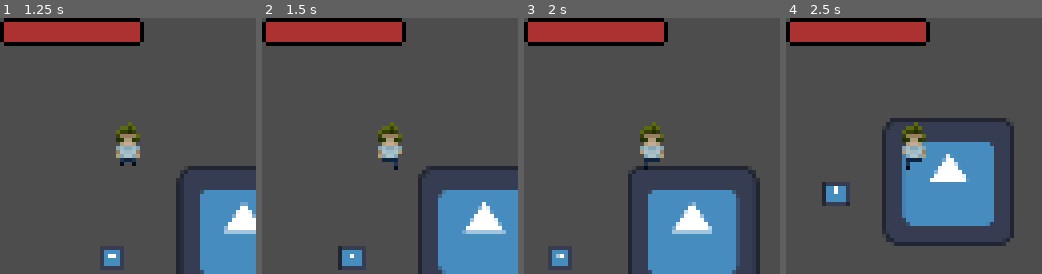
Above: before the commit, frames 1-4 (left to right).
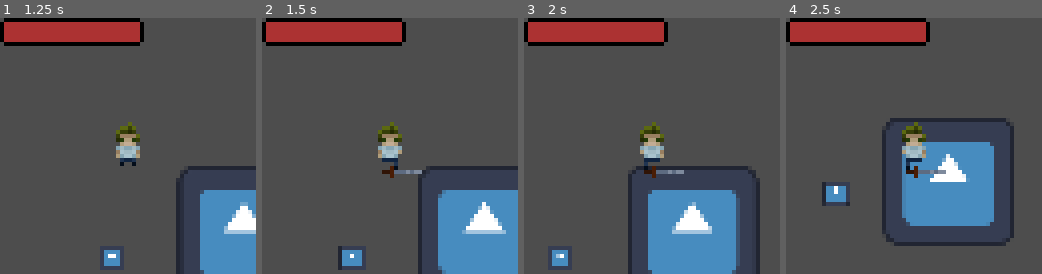
Above: after the commit, the same moments.

Repository: GaetanoRe/GroceryQuest
Game: Godot game, scene res://scenes/UI/main_menu.tscn
The game is run twice, just before and just after one commit, with the same random seed, the same clock (stepped at 60 frames per second) and the same inputs. The engine's default icon, where the game draws it, is replaced by a stand-in: a white triangle on a blue panel in a dark square.
Inputs (mouse positions are in pixels of both pictures, inside the frame that each line leads up to):
- Up to frame 1 (1.25 s): click "play" at 0.5 s
- Up to frame 2 (1.5 s): tap Enter at 1.25 s; move the mouse to (446, 133) at 1.27 s; press the mouse at (446, 133) at 1.28 s; hold D (walk_right) from 1.28 s (still down)
- Up to frame 3 (2 s): keep holding D (walk_right)
- Up to frame 4 (2.5 s): move the mouse to (862, 158) at 2.02 s; release D (walk_right) at 2.03 s; release the mouse at (862, 158) at 2.03 s; hold S (walk_down) from 2.03 s (still down); click (862, 158) at 2.1 s

Frame 1 is identical in both runs. In frame 2, 0.3% of the frame differs, in the area x 46-63%, y 57-63%; in frame 3, 0.3%; in frame 4, 0.3%.
Error before the commit: Invalid assignment of property or key 'visible' with value of type 'bool' on a base object of type 'null instance'. (res://scripts/player/player.gd:23)
Error after the commit: Invalid access to property or key 'sprite' on a base object of type 'Nil'. (res://scripts/player/weapon.gd:11)

Commit message:
Still working on animations need to restructure

Diff:
--- a/resources/weapon_data/weapons/sword.tres
+++ b/resources/weapon_data/weapons/sword.tres
@@ -1,11 +1,56 @@
-[gd_resource type="Resource" script_class="WeaponData" load_steps=3 format=3 uid="uid://cffwjgkd5vpm"]
+[gd_resource type="Resource" script_class="WeaponData" load_steps=9 format=3 uid="uid://cffwjgkd5vpm"]
 
 [ext_resource type="Script" path="res://scripts/player/weapon_data.gd" id="1_muvjt"]
 [ext_resource type="Texture2D" uid="uid://bn8s541u8ygu7" path="res://assets/GQ_SwordAnim.png" id="2_338pe"]
 
+[sub_resource type="RectangleShape2D" id="RectangleShape2D_m1vcv"]
+size = Vector2(10, 6)
+
+[sub_resource type="AtlasTexture" id="AtlasTexture_66b0u"]
+atlas = ExtResource("2_338pe")
+region = Rect2(0, 0, 32, 32)
+
+[sub_resource type="AtlasTexture" id="AtlasTexture_31qu7"]
+atlas = ExtResource("2_338pe")
+region = Rect2(32, 0, 32, 32)
+
+[sub_resource type="AtlasTexture" id="AtlasTexture_enfqt"]
+atlas = ExtResource("2_338pe")
+region = Rect2(64, 0, 32, 32)
+
+[sub_resource type="AtlasTexture" id="AtlasTexture_t3d5o"]
+atlas = ExtResource("2_338pe")
+region = Rect2(96, 0, 32, 32)
+
+[sub_resource type="SpriteFrames" id="SpriteFrames_evfl8"]
+animations = [{
+"frames": [{
+"duration": 1.0,
+"texture": SubResource("AtlasTexture_66b0u")
+}, {
+"duration": 1.0,
+"texture": SubResource("AtlasTexture_31qu7")
+}],
+"loop": true,
+"name": &"swing_left",
+"speed": 5.0
+}, {
+"frames": [{
+"duration": 1.0,
+"texture": SubResource("AtlasTexture_enfqt")
+}, {
+"duration": 1.0,
+"texture": SubResource("AtlasTexture_t3d5o")
+}],
+"loop": true,
+"name": &"swing_right",
+"speed": 5.0
+}]
+
 [resource]
 script = ExtResource("1_muvjt")
 type = 0
-sprite = ExtResource("2_338pe")
-hitbox = Vector2(0, 0)
+sprite = SubResource("SpriteFrames_evfl8")
+hitbox_dimensions = SubResource("RectangleShape2D_m1vcv")
 animation_time = 0.0
+animation = []
--- a/scenes/player/player.tscn
+++ b/scenes/player/player.tscn
@@ -128,6 +128,14 @@
 [sub_resource type="CircleShape2D" id="CircleShape2D_2tflk"]
 radius = 6.0
 
+[sub_resource type="Animation" id="Animation_0jraj"]
+resource_name = "attack"
+
+[sub_resource type="AnimationLibrary" id="AnimationLibrary_qocxf"]
+_data = {
+"attack": SubResource("Animation_0jraj")
+}
+
 [node name="Player" type="CharacterBody2D" groups=["player"]]
 collision_layer = 3
 collision_mask = 3
@@ -157,10 +165,15 @@
 wait_time = 0.4
 
 [node name="Weapon" type="Node2D" parent="."]
+position = Vector2(0, 3)
 script = ExtResource("3_rcbbf")
 weapon_data = ExtResource("4_noq1a")
+animations = [null, null]
 
 [node name="AnimationPlayer" type="AnimationPlayer" parent="."]
+libraries = {
+"": SubResource("AnimationLibrary_qocxf")
+}
 
 [connection signal="body_entered" from="PlayerHurtbox" to="." method="_on_player_hurtbox_body_entered"]
 [connection signal="body_exited" from="PlayerHurtbox" to="." method="_on_player_hurt4box_body_exited"]
--- a/scripts/player/player.gd
+++ b/scripts/player/player.gd
@@ -20,10 +20,10 @@
 func _ready():
 	spawn_loc = Vector2.ZERO
 	# somehow, make it spawn...
-	$melee_weapons/sword_up.visible = false
-	$melee_weapons/sword_side.visible = false
-	$melee_weapons/sword_down.visible = false
-	$melee_weapons/sword_left.visible = false
+	#$melee_weapons/sword_up.visible = false
+	#$melee_weapons/sword_side.visible = false
+	#$melee_weapons/sword_down.visible = false
+	#$melee_weapons/sword_left.visible = false
 
 func _process(delta):
 	pass
@@ -112,22 +112,22 @@
 	var dir = current_dir
 
 	#started input for attack 8/6/24
-	if Input.is_action_pressed("attack"):
-		global.player_current_attack = true
-		attack_ip = true
-		if dir == "right":
-			$melee_weapons/sword_side.visible = true
-			$deal_attack_timer.start()
-		if dir == "left":
-			$melee_weapons/sword_left.visible = true
-			$deal_attack_timer.start()
-		if dir == "up":
-			$melee_weapons/sword_up.visible = true
-			$deal_attack_timer.start()
-		if dir == "down":
-			$melee_weapons/sword_down.visible = true
-			$deal_attack_timer.start()
-
+	#if Input.is_action_pressed("attack"):
+		#global.player_current_attack = true
+		#attack_ip = true
+		#if dir == "right":
+			#$melee_weapons/sword_side.visible = true
+			#$deal_attack_timer.start()
+		#if dir == "left":
+			#$melee_weapons/sword_left.visible = true
+			#$deal_attack_timer.start()
+		#if dir == "up":
+			#$melee_weapons/sword_up.visible = true
+			#$deal_attack_timer.start()
+		#if dir == "down":
+			#$melee_weapons/sword_down.visible = true
+			#$deal_attack_timer.start()
+			#
 
 
 func _on_player_hurtbox_body_entered(body):
@@ -143,9 +143,9 @@
 
 func _on_deal_attack_timer_timeout():
 	$deal_attack_timer.stop()
-	$melee_weapons/sword_up.visible = false
-	$melee_weapons/sword_side.visible = false
-	$melee_weapons/sword_down.visible = false
-	$melee_weapons/sword_left.visible = false
-	global.player_current_attack = false
-	attack_ip = false
+	#$melee_weapons/sword_up.visible = false
+	#$melee_weapons/sword_side.visible = false
+	#$melee_weapons/sword_down.visible = false
+	#$melee_weapons/sword_left.visible = false
+	#global.player_current_attack = false
+	#attack_ip = false
--- a/scripts/player/weapon.gd
+++ b/scripts/player/weapon.gd
@@ -7,8 +7,9 @@
 
 var weapon_type : int
 var animation_time : float
-var sprite : AnimatedSprite2D
-var sprite_animations : SpriteFrames
+@export var sprite : AnimatedSprite2D
+var sprite_animations : SpriteFrames = weapon_data.sprite
+@export var animations : Array = sprite_animations.animations
 var hitbox : Area2D
 var hitbox_col : CollisionShape2D
 
@@ -17,6 +18,7 @@
 		weapon_type = weapon_data.type
 		animation_time = weapon_data.animation_time
 		sprite_animations = weapon_data.sprite
+		animations = sprite_animations.animations
 		sprite = AnimatedSprite2D.new()
 		sprite.sprite_frames = sprite_animations
 		hitbox = Area2D.new()
@@ -26,6 +28,12 @@
 		hitbox.add_to_group("weapons")
 		add_child(sprite)
 		add_child(hitbox)
+		sprite.hide()
 
 func _process(delta):
+	if(Input.is_action_just_pressed("attack")):
+		sprite.show()
+
+# This will be used later for other weapons
+func update_weapon():
 	pass
--- a/scripts/player/weapon_data.gd
+++ b/scripts/player/weapon_data.gd
@@ -8,3 +8,7 @@
 @export var sprite : SpriteFrames
 @export var hitbox_dimensions : RectangleShape2D
 @export var animation_time : float
+@export var animation : Array
+
+func _ready():
+	animation = sprite.animations
Not shown: 1 places in scenes/player/player.tscn that only renumber resources
